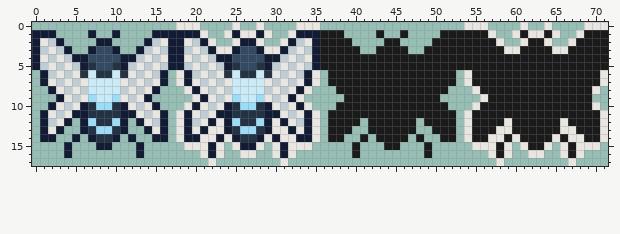
Sprite sheet: sprites/bees/wintry_bee_item.png. The picture above is the old version.
The file is 72x18 pixels.
The result:
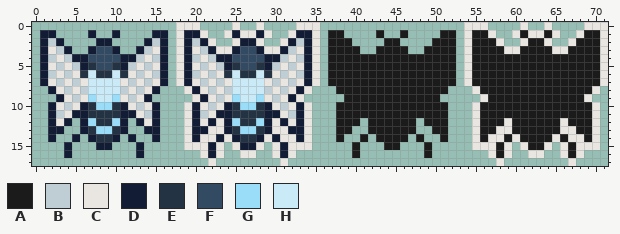
Palette (. is transparent): A #1b1b1b  B #bfced4  C #e9e6e2  D #121d35  E #233343  F #324a62  G #9addf9  H #caeaf7
Difference:
y 1: x 0 D -> .; x 17..18 DD -> .C; x 35..36 DA -> C.; x 53..54 AA -> .C; x 71 A -> C
y 2: x 0..1 DC -> .D; x 16..19 CDDC -> D.CD; x 34..36 CDA -> DC.; x 53..54 AA -> .C; x 71 A -> C
y 3: x 0..1 DB -> .D; x 16..19 BDDB -> D.CD; x 34..36 BDA -> DC.; x 53..54 AA -> .C; x 71 A -> C
y 4: x 0..1 DC -> .D; x 16..19 CDDC -> D.CD; x 34..36 CDA -> DC.; x 53..54 AA -> .C; x 71 A -> C
y 5: x 0..1 DB -> .D; x 16..19 BDDB -> D.CD; x 34..36 BDA -> DC.; x 53..54 AA -> .C; x 71 A -> C
y 9: x 69 A -> C
y 11: x 1..2 DC -> .D; x 15..16 CD -> D.; x 18..20 CDC -> .CD; x 33..35 CDC -> DC.; x 37 A -> .; x 52 A -> .; x 54..55 CA -> .C; x 70..71 AC -> C.
y 12: x 1..2 DB -> .D; x 15..16 BD -> D.; x 18..20 CDB -> .CD; x 33..35 BDC -> DC.; x 37 A -> .; x 52 A -> .; x 54..55 CA -> .C; x 70..71 AC -> C.
y 13: x 1..2 DC -> .D; x 15..16 CD -> D.; x 18..20 CDC -> .CD; x 33..35 CDC -> DC.; x 37 A -> .; x 52 A -> .; x 54..55 CA -> .C; x 70..71 AC -> C.
y 14: x 1 D -> .; x 16 D -> .; x 18..19 CD -> .C; x 34..35 DC -> C.; x 37 A -> .; x 52 A -> .; x 54..55 CA -> .C; x 70..71 AC -> C.
